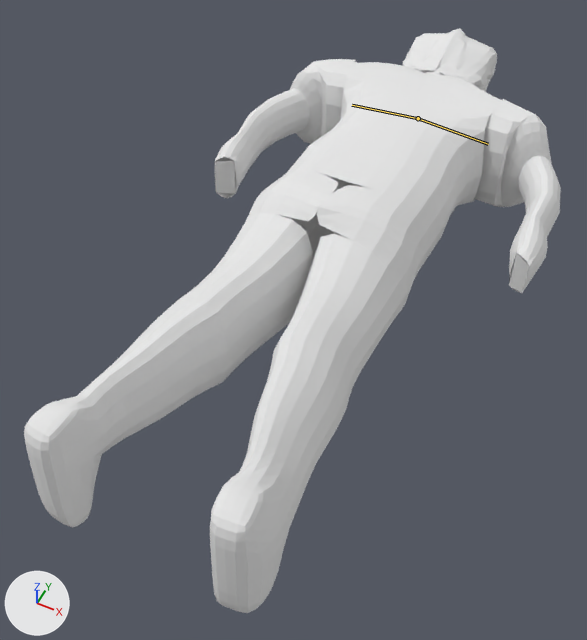
The Blender file blend/loganNovo.blend as it was, and as the next commit left it.
Camera for both pictures: a camera (50 mm lens) standing at (9.2, -7.6, 21.7) and looking at (-0.4, 11.5, -2.1). Arrows for +X, +Y and +Z are at lower left; the lights stay in place. Both versions are drawn at the pose saved in each file; the numbers are the values there. The bones that change are drawn over the model as lines.

The first picture shows 'ante_d', 'ante_e', 'bacia_d', 'bacia_e', 'braco_d', 'braco_e', 'cabeca', 'coxa_d', 'coxa_e', 'mao_d', 'mao_e', 'pe_d', 'pe_e', 'perna_d', 'perna_e', 'tronco'.
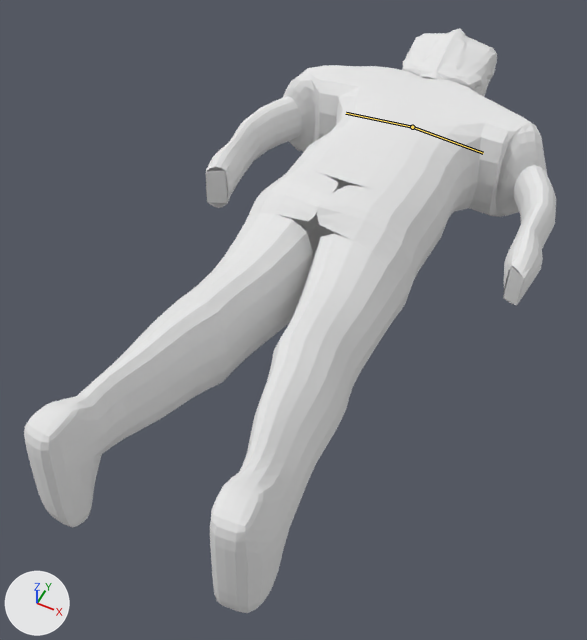
Commit message: Animacao atualizada do logan

The change, as a diff of the scene's bpy script:
```diff
--- a/blend/loganNovo.blend.py
+++ b/blend/loganNovo.blend.py
@@ bone_peito_e @@
 bone_peito_e = bpy.data.objects['Armature'].pose.bones['peito_e']  # child of 'tronco'
-bone_peito_e.location = (-0.71, -0.06, 0.06)
+bone_peito_e.location = (0.0, 0.0, 0.0)
@@ bone_peito_d @@
 bone_peito_d = bpy.data.objects['Armature'].pose.bones['peito_d']  # child of 'tronco'
-bone_peito_d.location = (0.7, -0.1, -0.06)
+bone_peito_d.location = (0.0, 0.0, 0.0)
```

Location of each change, (x1, y1, x2, y2) in pixels of the pictures (587 x 640 px):
'tronco', posed
    before: (280, 62, 501, 270)
    after: (280, 66, 501, 270)
'braco_d', posed
    before: (474, 99, 552, 207)
    after: (469, 106, 548, 217)
'braco_e', posed
    before: (290, 59, 357, 144)
    after: (283, 65, 350, 152)
'ante_e', posed
    before: (238, 88, 309, 167)
    after: (229, 96, 302, 178)
'ante_d', posed
    before: (518, 155, 561, 237)
    after: (513, 165, 556, 248)
'mao_d', posed
    before: (509, 216, 548, 293)
    after: (503, 227, 543, 306)
'mao_e', posed
    before: (214, 132, 253, 198)
    after: (206, 141, 245, 208)
bone 'peito_e', root to tip
    before: (418, 118) to (352, 105)
    after: (412, 127) to (346, 113)
bone 'peito_d', root to tip
    before: (418, 118) to (488, 144)
    after: (412, 127) to (483, 153)
